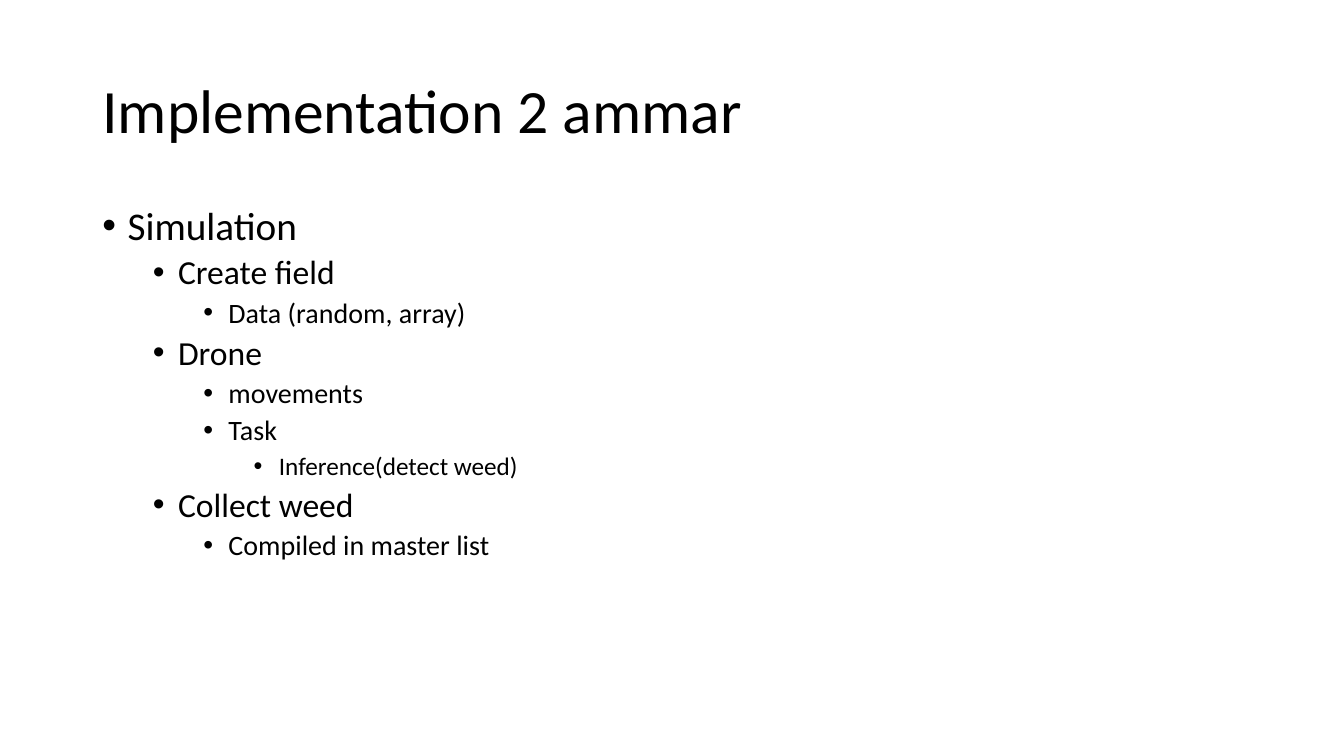
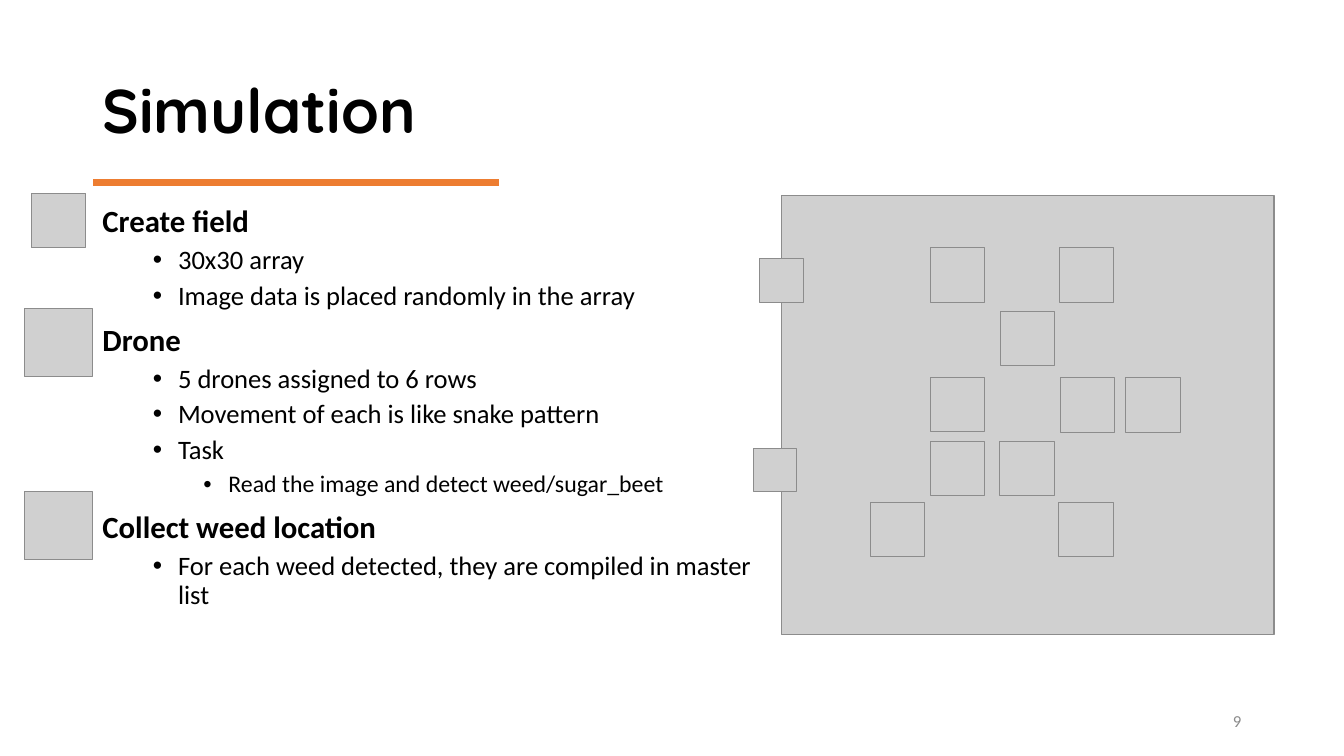
Before and after one commit to SyedMuhammadAbisRizvi/Autonomous-B, a slide deck: slide 9 of Introduction 1 zaf.pptx (slide 6 before the commit). Drawn at 1344x756 pixels with LibreOffice and Linux fonts; fonts in the diff are those of the drawing; grey boxes stand for pictures. Boxes give left, top, right and bottom in pixels: in the first picture for what was removed or moved away, otherwise in the second. Text is boxed around its words. In the diff, an @@ line names an element or a change of style, - is before the commit and + after.

```diff
--- a/Introduction 1 zaf.pptx
+++ b/Introduction 1 zaf.pptx
@@ title at (102, 87, 415, 134): text changed; font Calibri to Quicksand; bold on @@
-Implementation 2 ammar
+Simulation
@@ rectangle added at (93, 178, 500, 187), fill #ED7D31, outline #FFFFFF 1 pt @@
@@ picture added at (31, 194, 86, 248) @@
@@ picture added at (781, 196, 1274, 634) @@
@@ text at (102, 210, 249, 460): size 24 to 22 pt, bold on in "Create field", "Drone"; size 20 to 19 pt in "Task"; bullet • to none; list level 2 to 1 in "Create field"; list level 2 to 1 in "Drone"; list level 3 to 2 in "Task" @@
@@ text at (128, 212, 297, 241): paragraph removed @@
-• Simulation
@@ text at (178, 251, 635, 310): text changed; size 20 to 19 pt @@
-    • Data (random, array)
+  • 30x30 array
+  • Image data is placed randomly in the array
@@ picture added at (760, 259, 804, 302) @@
@@ picture added at (931, 248, 985, 302) @@
@@ picture added at (1060, 248, 1114, 302) @@
@@ picture added at (24, 309, 92, 376) @@
@@ picture added at (1000, 312, 1055, 366) @@
@@ text at (178, 369, 599, 428): text changed; size 20 to 19 pt @@
-    • movements
+  • 5 drones assigned to 6 rows
+  • Movement of each is like snake pattern
@@ picture added at (931, 377, 985, 432) @@
@@ picture added at (1061, 378, 1115, 433) @@
@@ picture added at (1126, 378, 1181, 433) @@
@@ picture added at (754, 449, 798, 492) @@
@@ picture added at (931, 442, 985, 496) @@
@@ picture added at (1000, 442, 1055, 496) @@
@@ text at (102, 475, 751, 605): text changed; size 18 to 19 pt @@
-      • Inference(detect weed)
-  • Collect weed
-    • Compiled in master list
+    • Read the image and detect weed/sugar_beet
+Collect weed location
+  • For each weed detected, they are compiled in master list
@@ picture added at (24, 492, 92, 560) @@
@@ picture added at (870, 502, 925, 557) @@
@@ picture added at (1059, 502, 1113, 557) @@
@@ page number added at (1233, 716, 1241, 727), 12 pt, text #8C8C8C @@
+9
```
Also in this commit, not shown: 5 other slides changed, 11 slides added, 2 slides removed.
